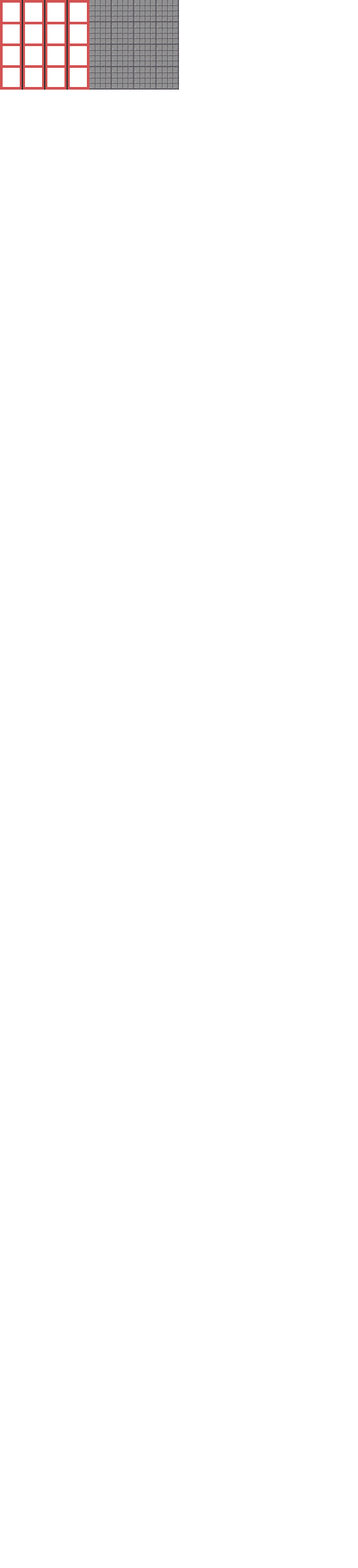
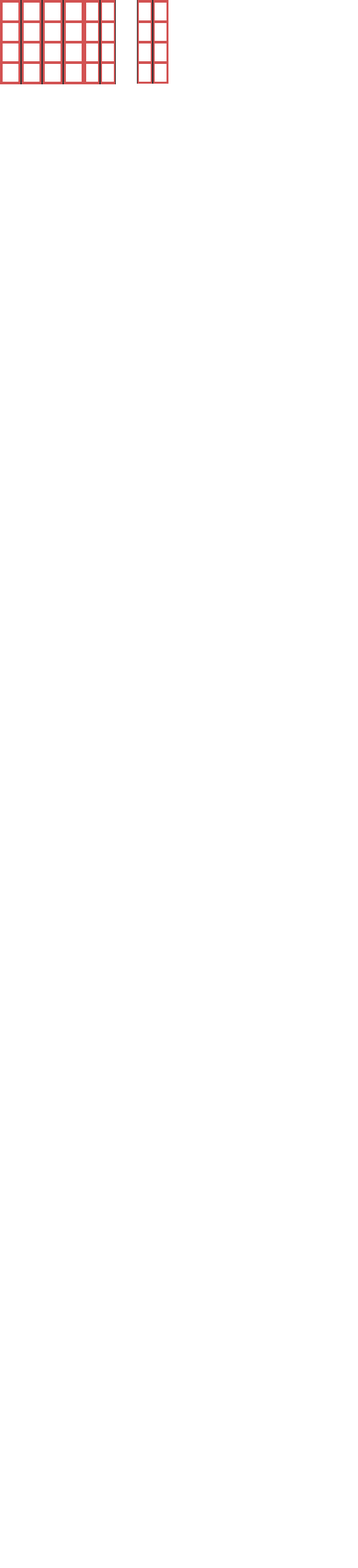
Layer changes from the first 358 × 1568 image to the second:
painted on "cyberfirestationTiles" over (0, 0, 180, 90)
